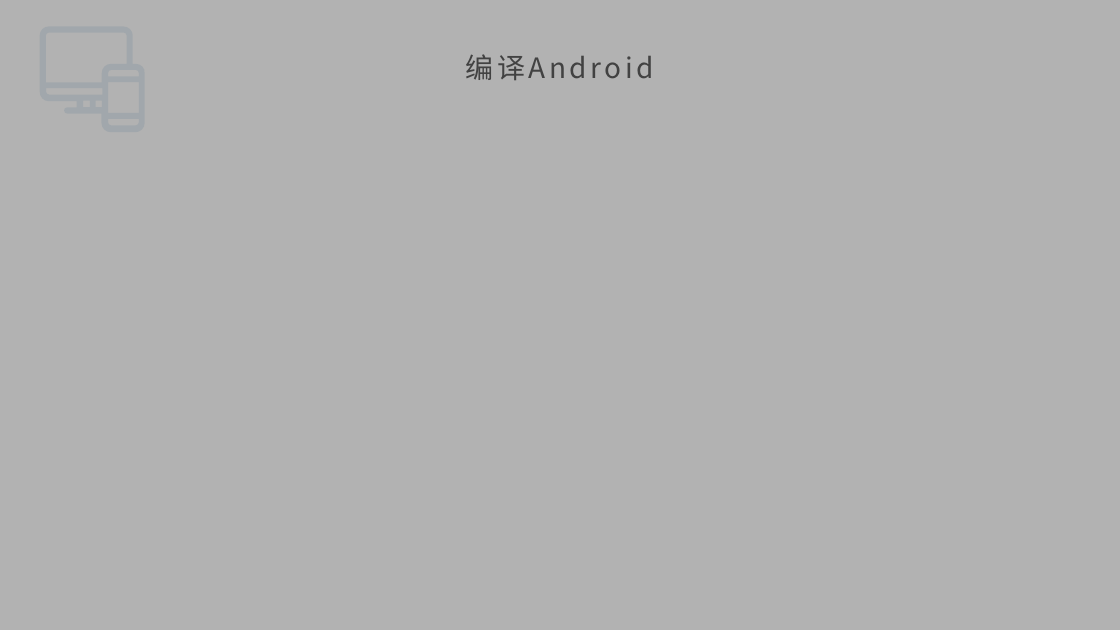
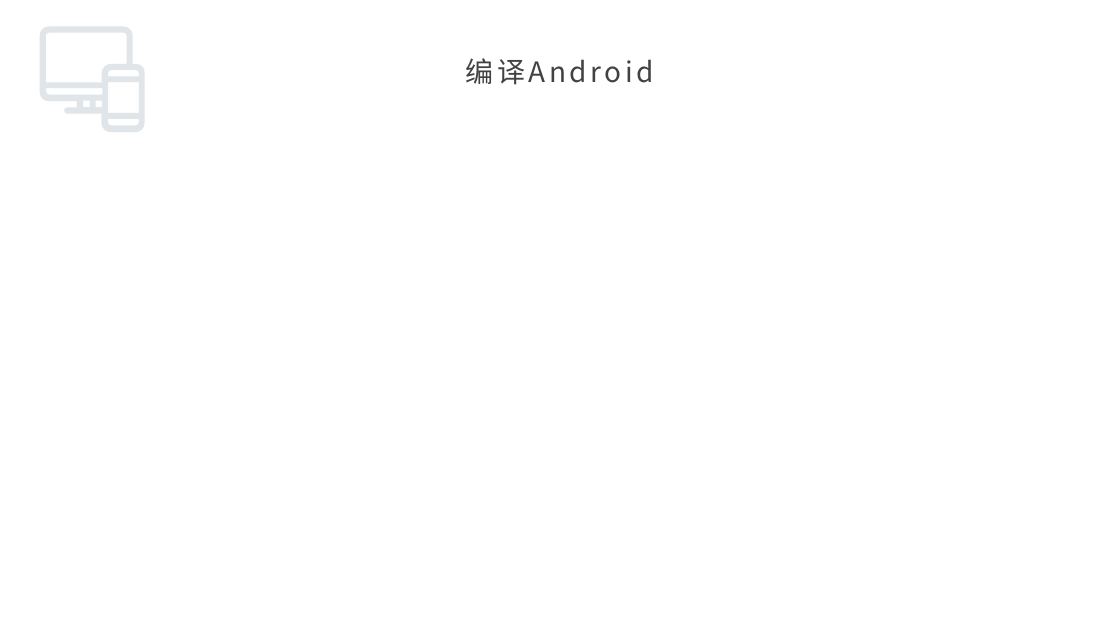
Before and after one commit to maosong-pactera/training, a slide deck: slide 16 of flutter/移动端Flutter_第1课_如何开始工作？.pptx (slide 10 before the commit). Drawn at 1120x630 pixels with LibreOffice and Linux fonts; fonts in the diff are those of the drawing; background and template pictures are left out. Boxes give left, top, right and bottom in pixels: in the first picture for what was removed or moved away, otherwise in the second. Text is boxed around its words. In the diff, an @@ line names an element or a change of style, - is before the commit and + after.

```diff
--- a/flutter/移动端Flutter_第1课_如何开始工作？.pptx
+++ b/flutter/移动端Flutter_第1课_如何开始工作？.pptx
@@ rectangle removed at [0,0,1120,630] @@
@@ title "编译Android": place and size @@
-title "编译Android" at [466,54,654,80]
+title "编译Android" at [466,58,654,85]
```
Also in this commit, not shown: 10 other slides changed, 6 slides added, 4 other files.
